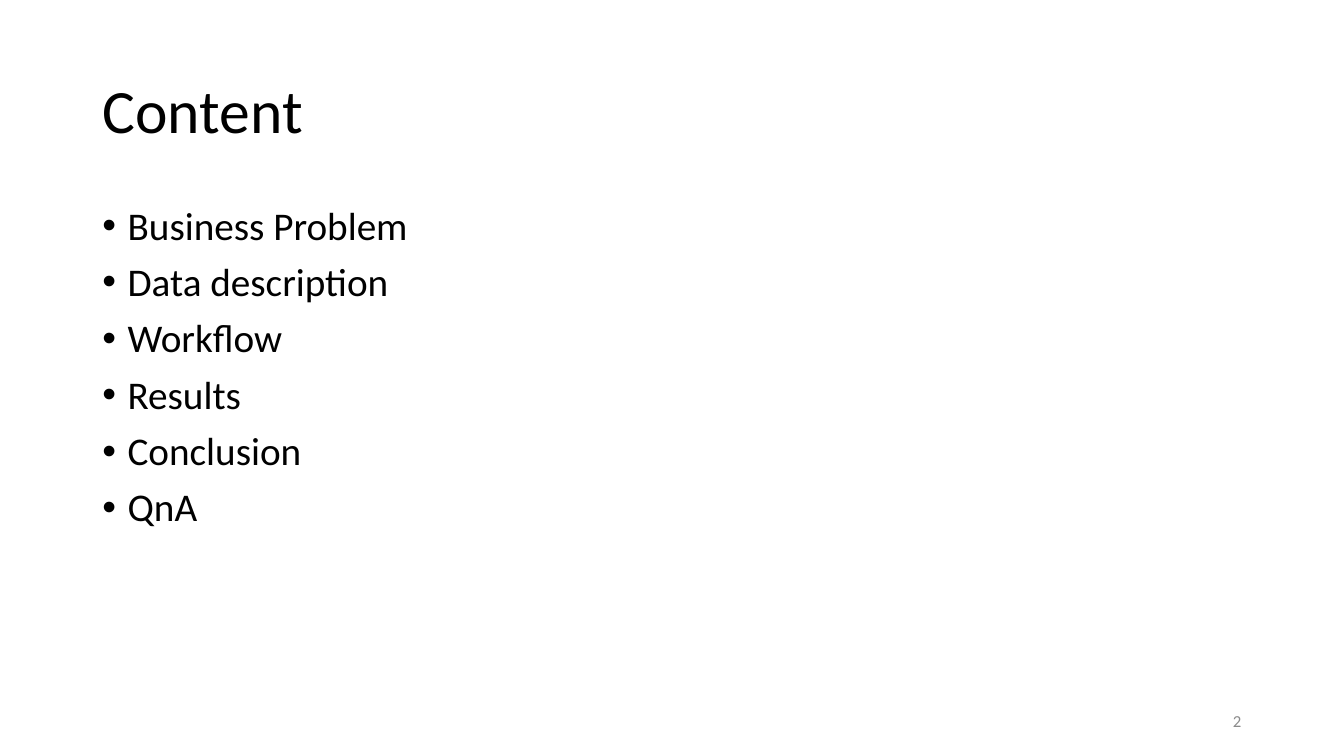
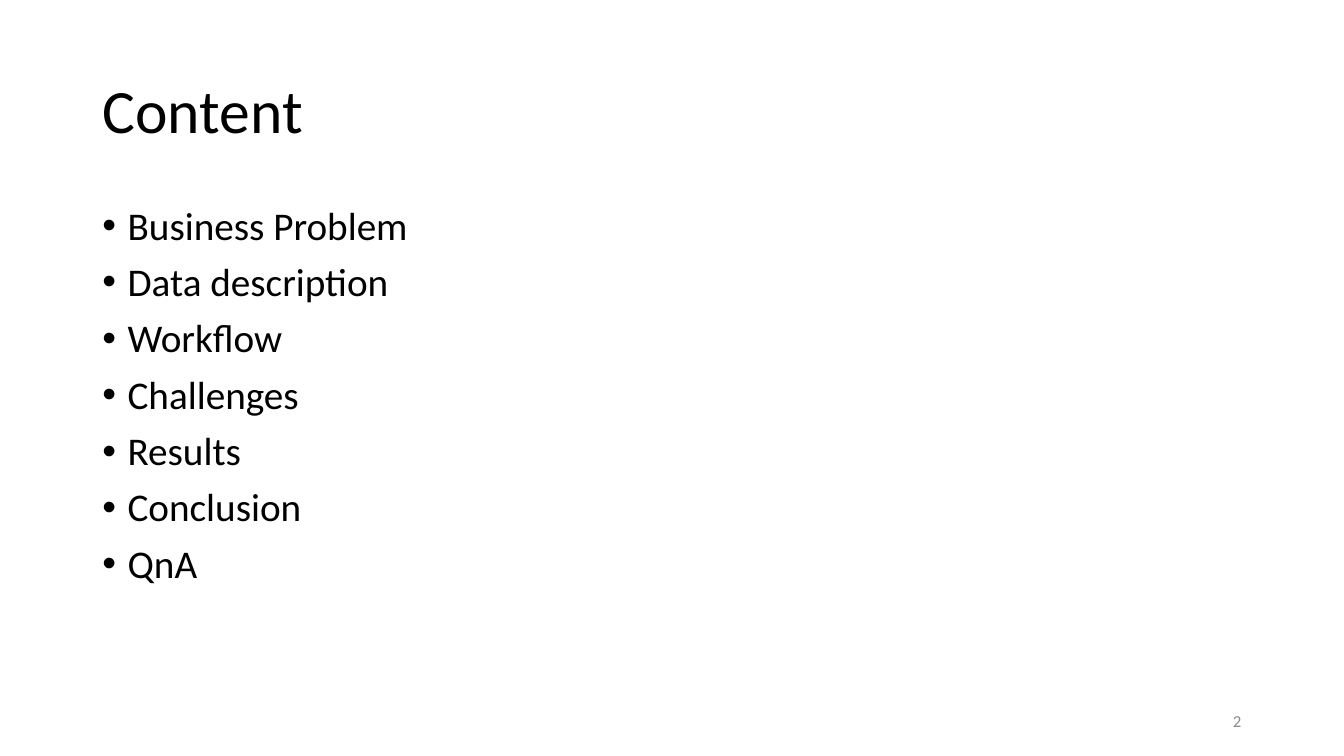
Before and after one commit to Dhina78/Coursera_Capstone, a slide deck: slide 2 of Capstone_DataScience_Dhinakaran.pptx. Drawn at 1344x756 pixels with LibreOffice and Linux fonts; fonts in the diff are those of the drawing. Boxes give left, top, right and bottom in pixels: in the first picture for what was removed or moved away, otherwise in the second. Text is boxed around its words. In the diff, an @@ line names an element or a change of style, - is before the commit and + after.

```diff
--- a/Capstone_DataScience_Dhinakaran.pptx
+++ b/Capstone_DataScience_Dhinakaran.pptx
@@ text at [128, 381, 299, 416]: paragraph added @@
+• Challenges
```
Also in this commit, not shown: 1 slide added.
